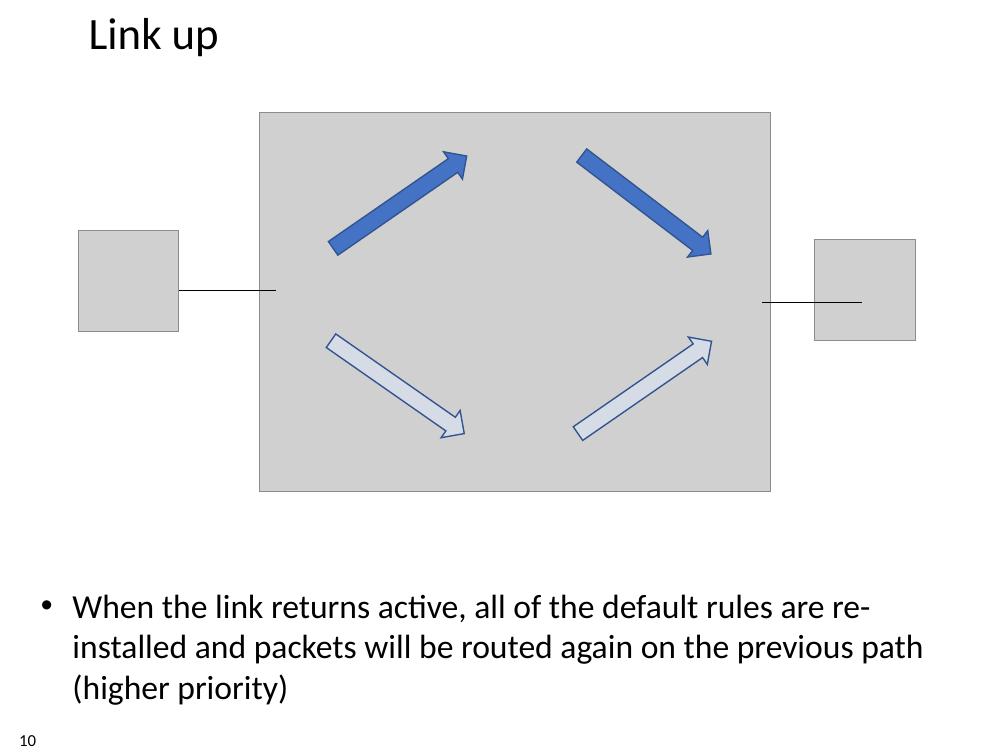
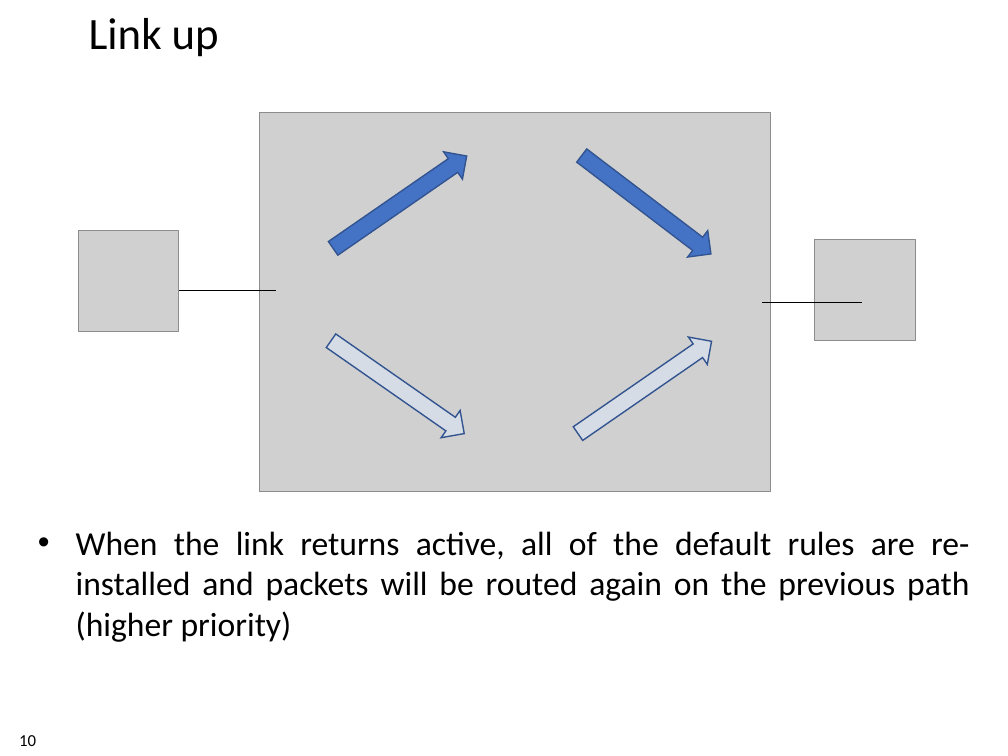
Before and after one commit to xdl907/switching-and-routing-project, a slide deck: slide 10 of template_project_exam__1_.pptx. Drawn at 1008x756 pixels with LibreOffice and Linux fonts; fonts in the diff are those of the drawing; grey boxes stand for pictures; background and template pictures are left out. Boxes give left, top, right and bottom in pixels: in the first picture for what was removed or moved away, otherwise in the second. Text is boxed around its words. In the diff, an @@ line names an element or a change of style, - is before the commit and + after.

```diff
--- a/template_project_exam__1_.pptx
+++ b/template_project_exam__1_.pptx
@@ text "When the link returns active, ...": place and size @@
-text "When the link returns active, ..." at (72,594,923,705)
+text "When the link returns active, ..." at (76,531,969,642)
@@ text "When the link returns active, ..." at (76,531,969,642): alignment left to justified; indent changed @@
```
Also in this commit, not shown: 8 other slides changed.
